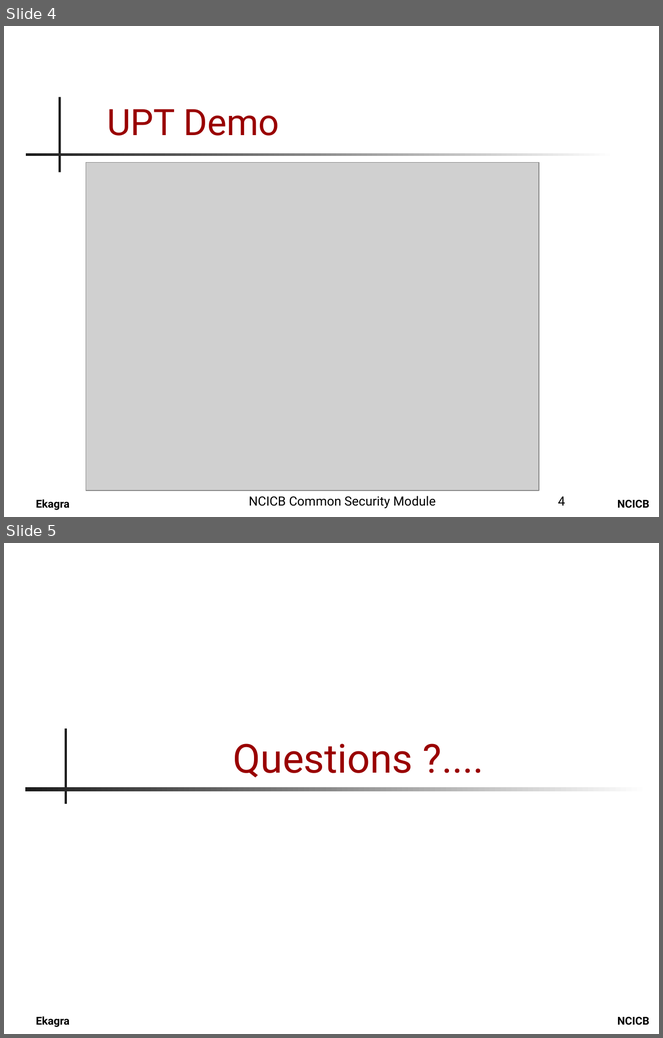
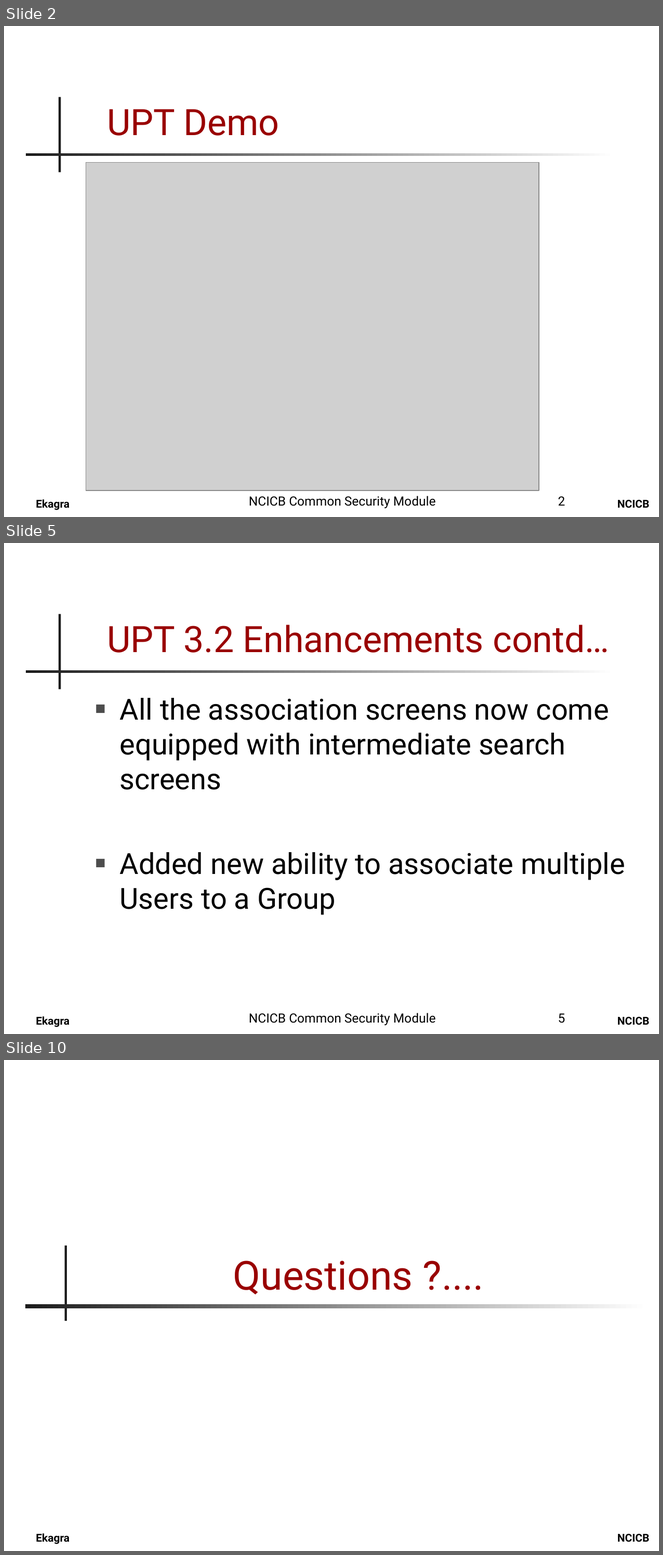
Before and after one commit to CBIIT/common-security-module-docs, a slide deck: Presentations/CSM_UPT_32_Presentation.ppt. Shown one above the other, each under a label of ours: slides 4 and 5 before the commit, slides 2, 5 and 10 after it; the slides between them are not shown. The pictures are 663x1038 and 663x1555 pixels, drawn with LibreOffice and Linux fonts; fonts in the diff are those of the drawing; grey boxes stand for pictures; background and template pictures are left out. Boxes give left, top, right and bottom in pixels: in the first picture for what was removed or moved away, otherwise in the second. Text is boxed around its words. In the diff, an @@ line names an element or a change of style, - is before the commit and + after.

```diff
--- a/Presentations/CSM_UPT_32_Presentation.ppt
+++ b/Presentations/CSM_UPT_32_Presentation.ppt
@@ slide 5 added at (x1=4, y1=543, x2=659, y2=1034), background #FFFFFF; not listed: 4 template elements that a slide beside it also shows @@
@@ title added at (x1=107, y1=625, x2=609, y2=653), 40 pt, text #990000 @@
+UPT 3.2 Enhancements contd…
@@ text added at (x1=120, y1=698, x2=625, y2=915), 32 pt, text #000000 @@
+■ All the association screens now come equipped with intermediate search screens
+■ Added new ability to associate multiple Users to a Group
@@ text added at (x1=249, y1=1013, x2=436, y2=1026), 14 pt, text #000000 @@
+NCICB Common Security Module
@@ page number added at (x1=558, y1=1014, x2=566, y2=1023), 14 pt, text #000000 @@
+5
@@ what was slide 4 is now slide 2 @@
@@ page number at (x1=558, y1=497, x2=566, y2=506): text changed @@
-4
+2
@@ what was slide 5 is now slide 10 @@
```
Also in this commit, not shown: 3 slides changed, 4 other slides added.
